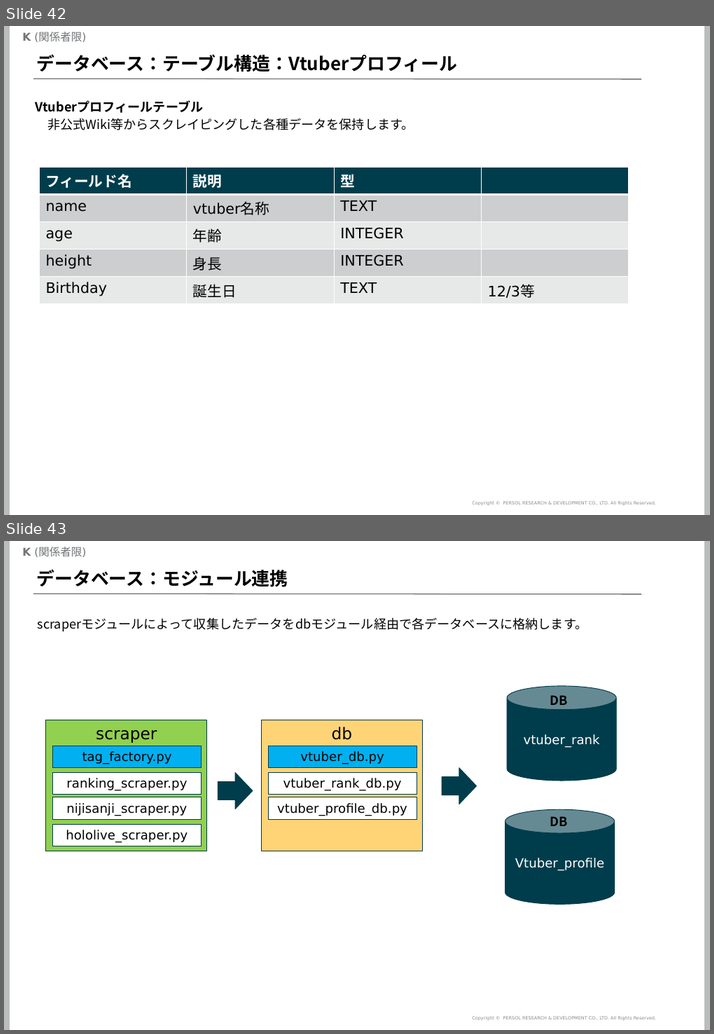
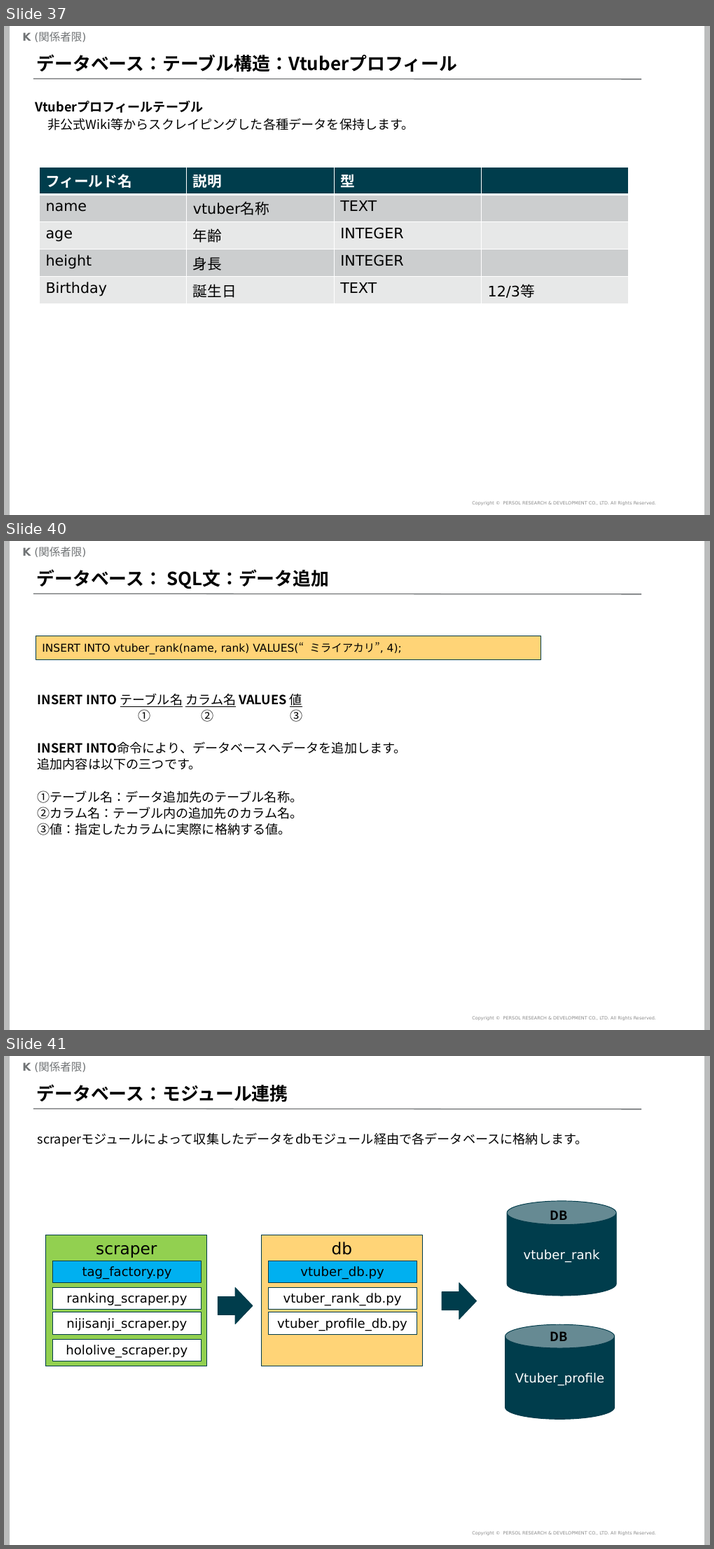
Before and after one commit to mogrodown/python_session, a slide deck: doc/python中級講座_2020.pptx. Shown one above the other, each under a label of ours: slides 42 and 43 before the commit, slides 37, 40 and 41 after it; the slides between them are not shown. The pictures are 714x1034 and 714x1549 pixels, drawn with LibreOffice and Linux fonts; fonts in the diff are those of the drawing; background and template pictures are left out. Boxes give left, top, right and bottom in pixels: in the first picture for what was removed or moved away, otherwise in the second. Text is boxed around its words. In the diff, an @@ line names an element or a change of style, - is before the commit and + after.

```diff
--- a/doc/python中級講座_2020.pptx
+++ b/doc/python中級講座_2020.pptx
@@ slide 40 added at (4,541,710,1030), background #FFFFFF; not listed: 5 template elements that a slide beside it also shows @@
@@ title added at (36,569,329,589), 20 pt, text #000000, bold @@
+データベース： SQL文：データ追加
@@ rectangle added at (35,635,540,659), fill #FFD477, outline #003C4A 0.75 pt, 12 pt, text #000000 @@
+INSERT INTO vtuber_rank(name, rank) VALUES(“ミライアカリ”, 4);
@@ text added at (38,693,406,835), 14 pt, text #000000 @@
+INSERT INTO テーブル名 カラム名 VALUES 値
+① ② ③
+INSERT INTO命令により、データベースへデータを追加します。
+追加内容は以下の三つです。
+①テーブル名：データ追加先のテーブル名称。
+②カラム名：テーブル内の追加先のカラム名。
+③値：指定したカラムに実際に格納する値。
@@ what was slide 42 is now slide 37 @@
@@ what was slide 43 is now slide 41 @@
```
Also in this commit, not shown: 3 slides changed, 3 other slides added.
